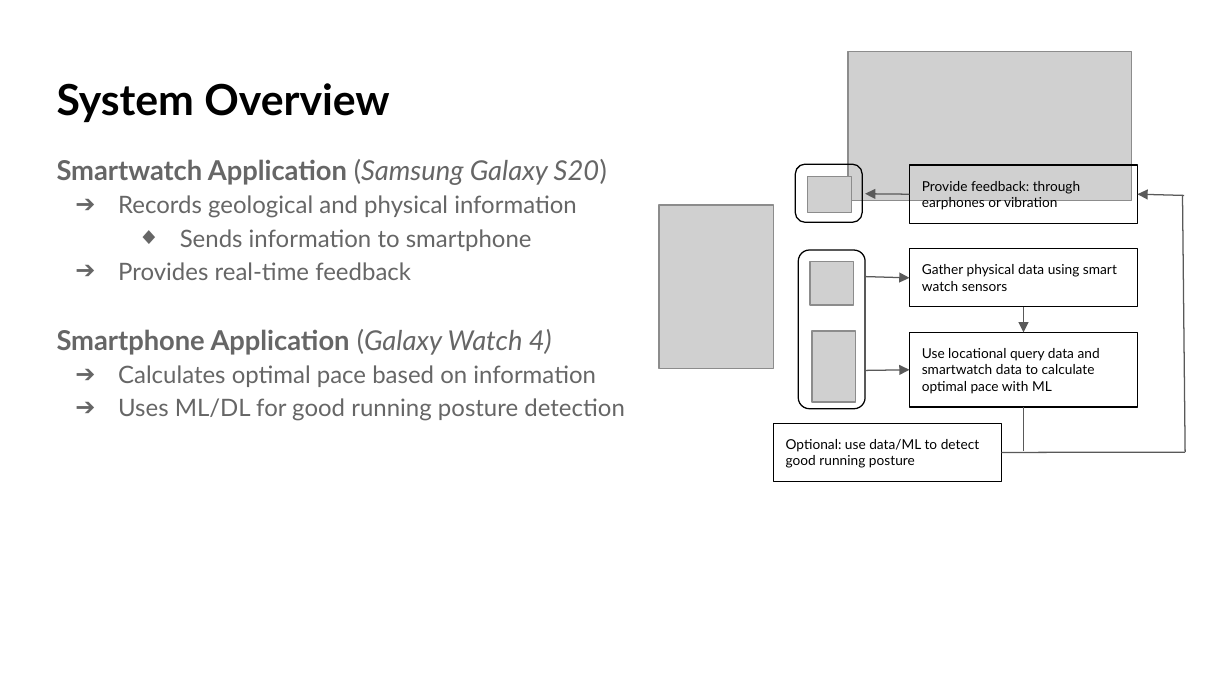
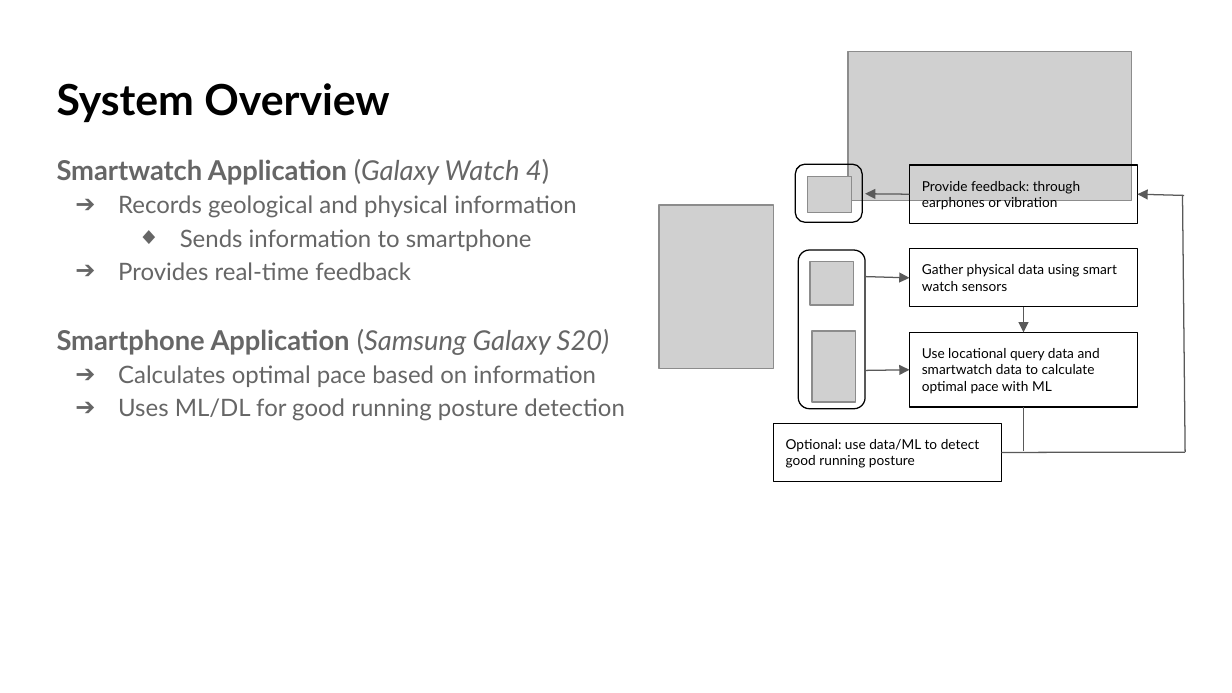
Before and after one commit to crazyboy9103/2021_2_MCA_team7, a slide deck: slide 8 of Project Proposal.pptx (slide 9 before the commit). Drawn at 1232x693 pixels with LibreOffice and Linux fonts; fonts in the diff are those of the drawing; grey boxes stand for pictures. Boxes give left, top, right and bottom in pixels: in the first picture for what was removed or moved away, otherwise in the second. Text is boxed around its words. In the diff, an @@ line names an element or a change of style, - is before the commit and + after.

```diff
--- a/Project Proposal.pptx
+++ b/Project Proposal.pptx
@@ text at (57, 159, 549, 185): text changed @@
-Smartwatch Application (Samsung Galaxy S20)
+Smartwatch Application (Galaxy Watch 4)
@@ text at (57, 329, 610, 355): text changed @@
-Smartphone Application (Galaxy Watch 4)
+Smartphone Application (Samsung Galaxy S20)
```
Also in this commit, not shown: 3 other slides changed, 1 other file.
